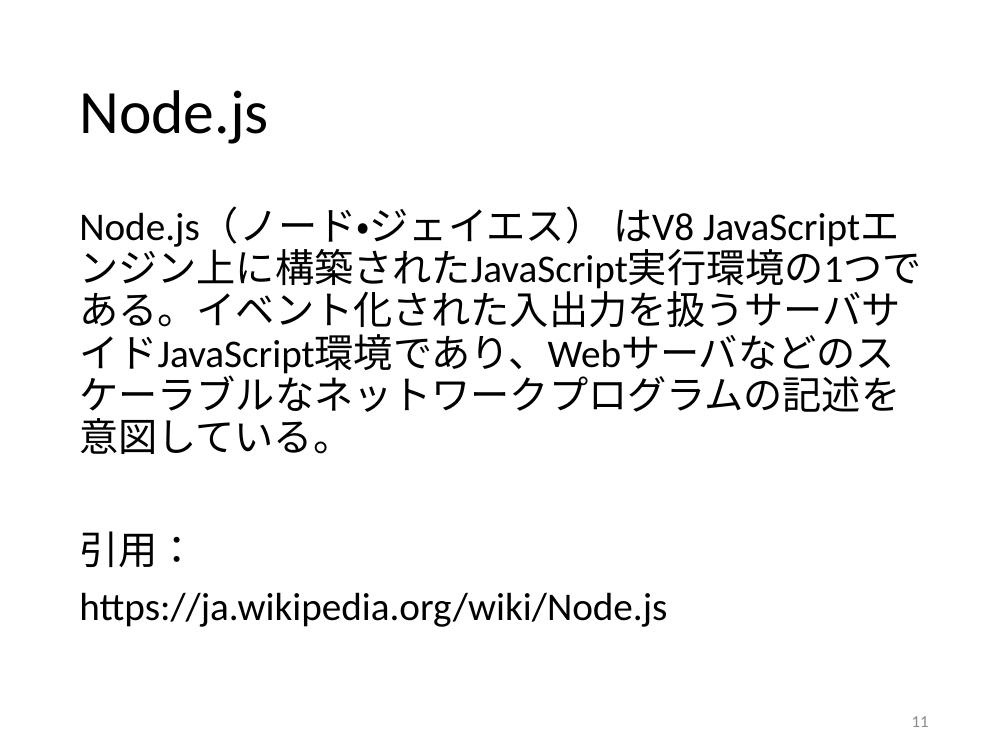
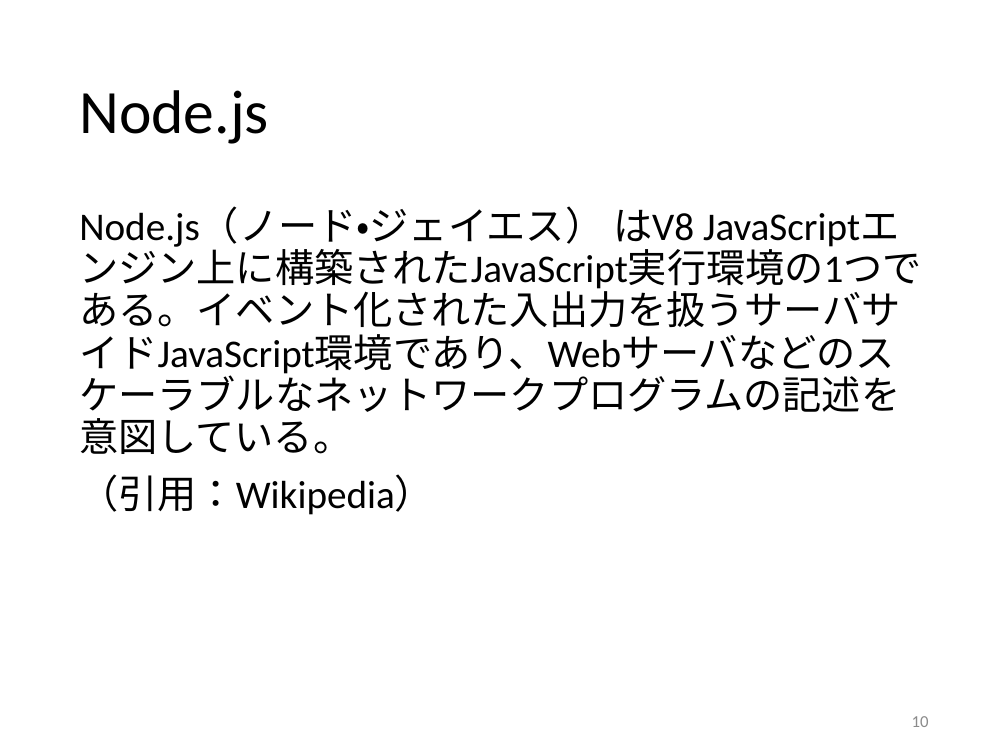
Before and after one commit to kait-takanolab/1821121-shimaoka-thesis, a slide deck: slide 10 of 1821121_shimaoka_sotsuken.pptx (slide 11 before the commit). Drawn at 1008x756 pixels with LibreOffice and Linux fonts; fonts in the diff are those of the drawing. Boxes give left, top, right and bottom in pixels: in the first picture for what was removed or moved away, otherwise in the second. Text is boxed around its words. In the diff, an @@ line names an element or a change of style, - is before the commit and + after.

Commit message:
node.jsについて追記
サーバとしての利用に変更

```diff
--- a/1821121_shimaoka_sotsuken.pptx
+++ b/1821121_shimaoka_sotsuken.pptx
@@ text at (79,474,434,515): text changed @@
-引用：
-https://ja.wikipedia.org/wiki/Node.js
+（引用：Wikipedia）
@@ page number at (912,716,929,727): text changed @@
-11
+10
```
Also in this commit, not shown: 3 other slides changed, 2 slides added, 7 slides removed.
